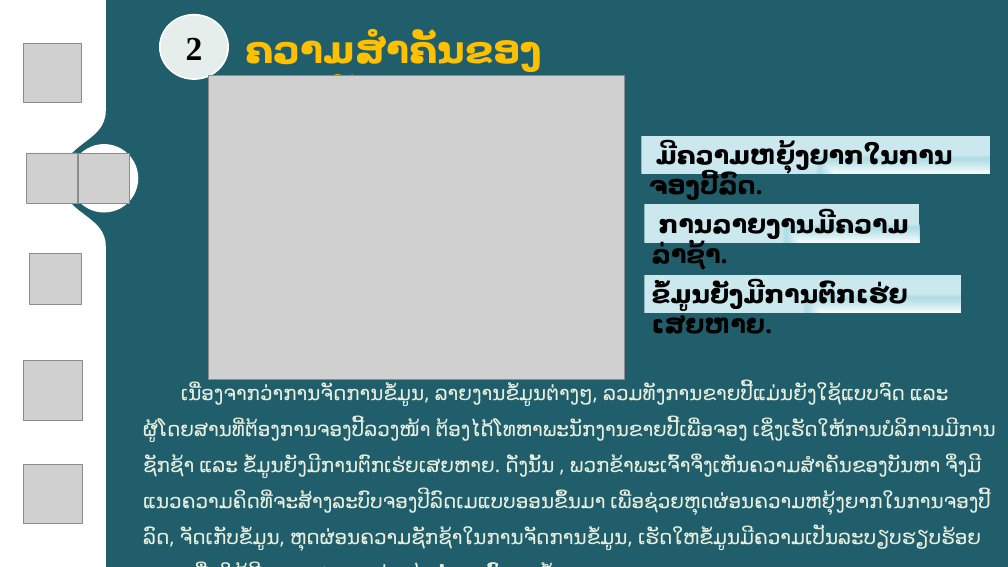
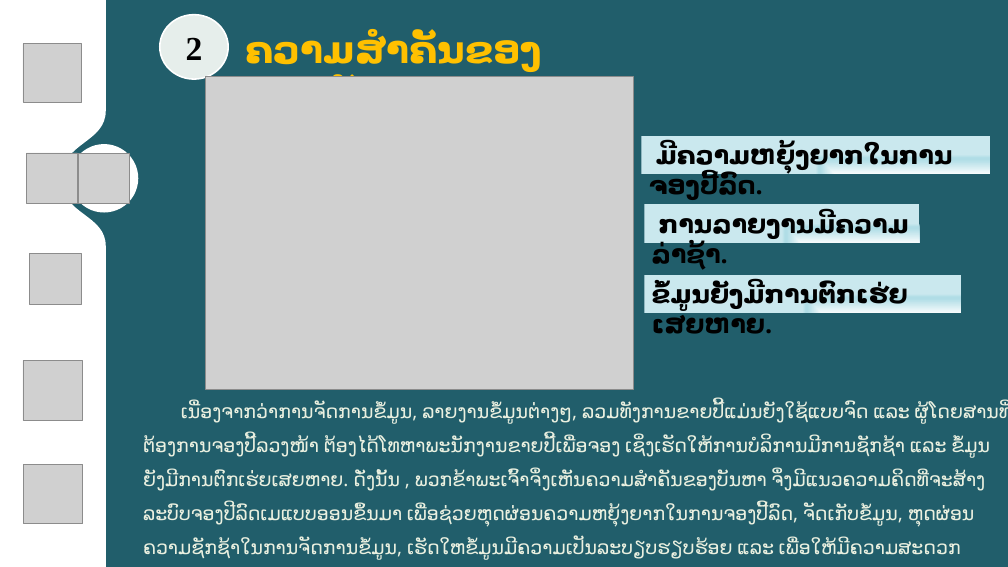
Before and after one commit to Phonekham/BusReservationDocs, a slide deck: slide 5 of Present Final.pptx. Drawn at 1008x567 pixels with LibreOffice and Linux fonts; fonts in the diff are those of the drawing; grey boxes stand for pictures; background and template pictures are left out. Boxes give left, top, right and bottom in pixels: in the first picture for what was removed or moved away, otherwise in the second. Text is boxed around its words. In the diff, an @@ line names an element or a change of style, - is before the commit and + after.

```diff
--- a/Present Final.pptx
+++ b/Present Final.pptx
@@ picture: place and size @@
-picture at (208, 76, 625, 380)
+picture at (205, 76, 633, 389)
@@ text "ເນື່ອງຈາກວ່າການຈັດການຂໍ້ມູນ, ລາຍງານຂໍ້ມູນຕ່າງໆ, ລວມທັງການຂາຍ ...": place and size @@
-text "ເນື່ອງຈາກວ່າການຈັດການຂໍ້ມູນ, ລາຍງານຂໍ້ມູນຕ່າງໆ, ລວມທັງການຂາຍ ..." at (143, 384, 996, 549)
+text "ເນື່ອງຈາກວ່າການຈັດການຂໍ້ມູນ, ລາຍງານຂໍ້ມູນຕ່າງໆ, ລວມທັງການຂາຍ ..." at (143, 403, 1008, 559)
@@ text "ເນື່ອງຈາກວ່າການຈັດການຂໍ້ມູນ, ລາຍງານຂໍ້ມູນຕ່າງໆ, ລວມທັງການຂາຍ ..." at (143, 403, 1008, 559): size 19 to 18 pt @@
```
Also in this commit, not shown: 11 other slides changed, 1 slide added, 1 other file.
